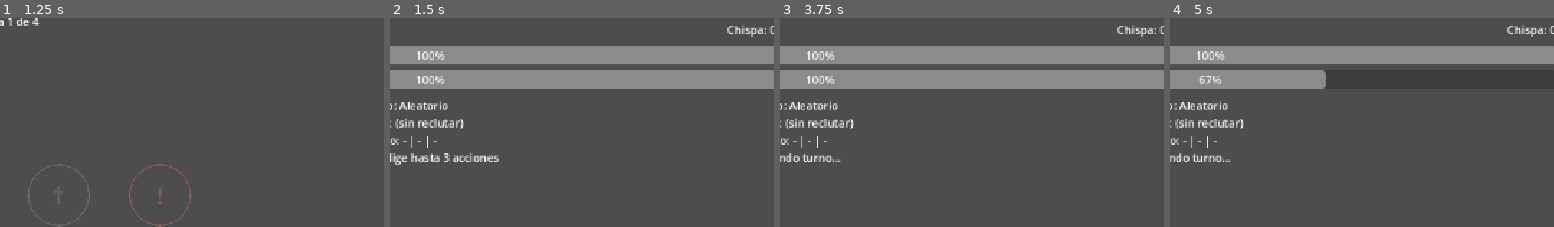
Above: before the commit, frames 1-4 (left to right).
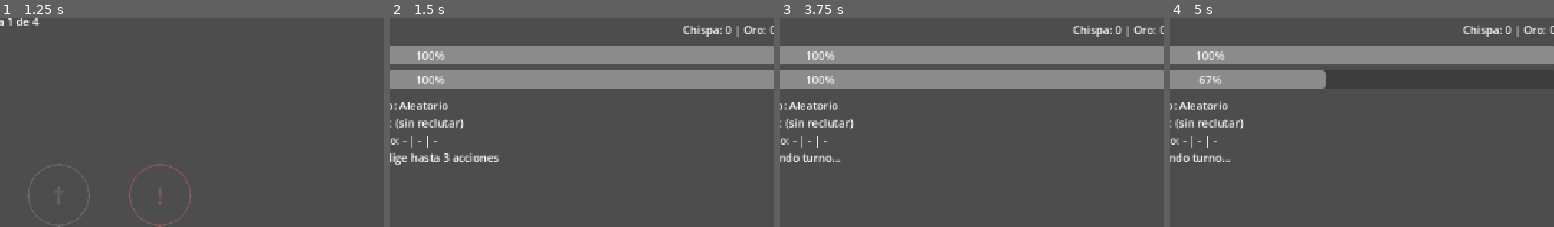
Above: after the commit, the same moments.

Repository: jolomoreno/rock-paper-scissor
Game: Godot game, scene res://scenes/main/hub.tscn
Two runs of this game, one before a commit and one after it. Both use one fixed random seed, a clock stepped at 60 frames per second and the inputs below.
Inputs:
- Up to frame 1 (1.25 s): click "Empezar Run" at 0.5 s
- Up to frame 2 (1.5 s): click "†" at 1.25 s
- Up to frame 3 (3.75 s): click "0 Piedra" at 2 s; click "= Papel" at 2.75 s; click "X Tijera" at 3.5 s
- Up to frame 4 (5 s): tap Enter at 4.25 s
The pictures show only the part of the screen within x 49-99%, y 3-53%; the shares and areas given below are measured in that part.

Frame 1 is identical in both runs. In frame 2, 0.5% of the frame differs, in the area x 76-98%, y 3-10%; in frame 3, 0.5%; in frame 4, 0.5%.

Commit message:
Add recruit veterancy and a minimal Oro economy (Fase 7, point 7)
Oro is a new temporary counter on RunState (resets each run, unlike
permanent Chispa), earned from combat wins. It funds two things in the
Tienda: recruit veterancy (Posterior -> Prior -> Primus Pilus, one number
that scales whichever stat matters for the current recruit) and equipment,
which now actually costs Oro instead of being free. Buying is gated to
strictly higher tiers only — no repurchasing what you already have, no
downgrading from legendary to common — an invalid pick reverts the dropdown
without charging.

Fixed a real bug found while testing: the combined Chispa/Oro label read
stale Oro because the reward was added after Chispa.add_chispa() fired the
label refresh instead of before.

Diff:
--- a/autoloads/run_state.gd
+++ b/autoloads/run_state.gd
@@ -16,6 +16,9 @@
 const JEFE_ENEMY_HP := 5
 const ELITE_ENEMY_HP := 4
 const REST_HEALTH_THRESHOLD := 0.85
+const VETERANCY_NAMES := ["Posterior", "Prior", "Primus Pilus"]
+const VETERANCY_COSTS := [5, 10]
+const MAX_VETERANCY := 2
 const EQUIPMENT_CATALOG: Dictionary = {
 	"gladio_veterano": preload("res://resources/equipment/gladio_veterano.tres"),
 	"falcata_de_sagunto": preload("res://resources/equipment/falcata_de_sagunto.tres"),
@@ -39,6 +42,8 @@
 var equipped_armor_id: String = ""
 var equipped_accessory_id: String = ""
 var recruit_id: String = ""
+var recruit_veterancy: int = 0
+var oro: int = 0
 var weak_class_target: CombatResolver.Choice = CombatResolver.Choice.ROCK
 
 var _rng := RandomNumberGenerator.new()
@@ -53,6 +58,8 @@
 	current_layer = 0
 	chosen_node_type = ""
 	recruit_id = ""
+	recruit_veterancy = 0
+	oro = 0
 	equipped_weapon_id = ""
 	equipped_armor_id = ""
 	equipped_accessory_id = ""
@@ -87,6 +94,27 @@
 		_apply_max_hp_delta(armor_max_hp_bonus() - old_bonus)
 
 
+func equipment_tier_rank(slot_id: String) -> int:
+	var item: EquipmentItem = equipped_item(slot_id)
+	return item.tier if item != null else -1
+
+
+func buy_equipment(slot_id: String, item_id: String) -> String:
+	if item_id == "":
+		set_equipment(slot_id, "")
+		return "ok"
+	var item: EquipmentItem = EQUIPMENT_CATALOG.get(item_id, null)
+	if item == null:
+		return "ok"
+	if item.tier <= equipment_tier_rank(slot_id):
+		return "tier"
+	if oro < item.cost:
+		return "oro"
+	oro -= item.cost
+	set_equipment(slot_id, item_id)
+	return "ok"
+
+
 func armor_max_hp_bonus() -> int:
 	var item: EquipmentItem = equipped_item("armor")
 	return item.max_hp_bonus if item != null else 0
@@ -99,12 +127,50 @@
 func set_recruit(new_recruit_id: String) -> void:
 	var old_bonus := recruit_max_hp_bonus()
 	recruit_id = new_recruit_id
+	recruit_veterancy = 0
 	_apply_max_hp_delta(recruit_max_hp_bonus() - old_bonus)
 
 
 func recruit_max_hp_bonus() -> int:
 	var r: Recruit = recruit()
-	return r.max_hp_bonus if r != null else 0
+	if r == null or r.max_hp_bonus <= 0:
+		return 0
+	return r.max_hp_bonus + recruit_veterancy
+
+
+func recruit_effective_attack_bonus() -> int:
+	var r: Recruit = recruit()
+	if r == null or r.attack_bonus <= 0:
+		return 0
+	return r.attack_bonus + recruit_veterancy
+
+
+func recruit_effective_heal_amount() -> int:
+	var r: Recruit = recruit()
+	if r == null or r.heal_amount <= 0:
+		return 0
+	return r.heal_amount + recruit_veterancy
+
+
+func veterancy_name() -> String:
+	return VETERANCY_NAMES[recruit_veterancy]
+
+
+func veterancy_upgrade_cost() -> int:
+	if recruit_veterancy >= MAX_VETERANCY:
+		return -1
+	return VETERANCY_COSTS[recruit_veterancy]
+
+
+func upgrade_veterancy() -> bool:
+	var cost := veterancy_upgrade_cost()
+	if cost < 0 or oro < cost or recruit() == null:
+		return false
+	oro -= cost
+	var old_bonus := recruit_max_hp_bonus()
+	recruit_veterancy += 1
+	_apply_max_hp_delta(recruit_max_hp_bonus() - old_bonus)
+	return true
 
 
 func _apply_max_hp_delta(delta: int) -> void:
--- a/resources/equipment/coraza_del_general.tres
+++ b/resources/equipment/coraza_del_general.tres
@@ -7,4 +7,5 @@
 display_name = "Coraza del general"
 slot = 1
 tier = 1
+cost = 10
 max_hp_bonus = 3
--- a/resources/equipment/falcata_de_sagunto.tres
+++ b/resources/equipment/falcata_de_sagunto.tres
@@ -7,4 +7,5 @@
 display_name = "Falcata de Sagunto"
 slot = 0
 tier = 1
+cost = 10
 double_damage_on_win = true
--- a/resources/equipment/gladio_veterano.tres
+++ b/resources/equipment/gladio_veterano.tres
@@ -7,4 +7,5 @@
 display_name = "Gladio veterano"
 slot = 0
 tier = 0
+cost = 4
 attack_bonus = 1
--- a/resources/equipment/lorica_de_recluta.tres
+++ b/resources/equipment/lorica_de_recluta.tres
@@ -7,4 +7,5 @@
 display_name = "Lorica de recluta"
 slot = 1
 tier = 0
+cost = 4
 defense_bonus = 1
--- a/resources/equipment/reserva_de_hierro.tres
+++ b/resources/equipment/reserva_de_hierro.tres
@@ -7,4 +7,5 @@
 display_name = "Reserva de hierro"
 slot = 2
 tier = 1
+cost = 10
 heal_on_low_hp = 2
--- a/resources/equipment/talisman_del_mercader.tres
+++ b/resources/equipment/talisman_del_mercader.tres
@@ -7,4 +7,5 @@
 display_name = "Talismán del mercader"
 slot = 2
 tier = 0
+cost = 4
 chispa_win_bonus = 1
--- a/scenes/combat/combat_manager.gd
+++ b/scenes/combat/combat_manager.gd
@@ -15,6 +15,7 @@
 const BASE_DAMAGE := 2
 const BASE_ENEMY_DAMAGE := 1
 const ELITE_WIN_CHISPA_BONUS := 2
+const ORO_WIN_REWARD := 5
 const EquipmentItem := preload("res://scripts/equipment_item.gd")
 const Recruit := preload("res://scripts/recruit.gd")
 const LOW_HP_THRESHOLD := 0.25
@@ -101,7 +102,7 @@
 	_enemy_ai = EnemyAI.new(_pick_enemy_pattern())
 	enemy_intent_label.text = "Enemigo: %s" % _enemy_ai.pattern.display_name
 
-	chispa_label.text = "Chispa: %d" % Chispa.chispa
+	_update_chispa_oro_label()
 	Chispa.chispa_changed.connect(_on_chispa_changed)
 
 	player_health_bar.max_value = player_max_hp
@@ -120,7 +121,7 @@
 
 	_recruit = RunState.recruit()
 	if _recruit != null:
-		recruit_label.text = "Escuadrón: %s — %s" % [_recruit.display_name, _describe_recruit_passive()]
+		recruit_label.text = "Escuadrón: %s (%s) — %s" % [_recruit.display_name, RunState.veterancy_name(), _describe_recruit_passive()]
 		recruit_action_button.text = _recruit.action_label
 		recruit_action_button.visible = true
 	else:
@@ -155,7 +156,7 @@
 		if _recruit_heal_used_this_turn:
 			return
 		_recruit_heal_used_this_turn = true
-		_queue_action({"type": "heal", "amount": _recruit.heal_amount})
+		_queue_action({"type": "heal", "amount": RunState.recruit_effective_heal_amount()})
 		_update_recruit_action_button()
 	else:
 		_queue_action({"type": "attack", "choice": _recruit.action_choice, "source": "recruit"})
@@ -218,9 +219,9 @@
 func _describe_recruit_passive() -> String:
 	var parts: Array[String] = []
 	if _recruit.attack_bonus > 0:
-		parts.append("pasiva +%d Ataque" % _recruit.attack_bonus)
+		parts.append("pasiva +%d Ataque" % RunState.recruit_effective_attack_bonus())
 	if _recruit.max_hp_bonus > 0:
-		parts.append("pasiva +%d Vida máxima" % _recruit.max_hp_bonus)
+		parts.append("pasiva +%d Vida máxima" % RunState.recruit_max_hp_bonus())
 	return ", ".join(parts)
 
 
@@ -264,7 +265,7 @@
 
 
 func _damage_dealt_on_win(enemy_choice: CombatResolver.Choice) -> int:
-	var dmg := BASE_ENEMY_DAMAGE + (_recruit.attack_bonus if _recruit != null else 0)
+	var dmg := BASE_ENEMY_DAMAGE + RunState.recruit_effective_attack_bonus()
 	if enemy_choice == _weak_class_target:
 		dmg += WEAK_CLASS_DAMAGE_BONUS
 	var weapon: EquipmentItem = RunState.equipped_item("weapon")
@@ -298,8 +299,12 @@
 	_set_phase(TurnPhase.PLAYER)
 
 
-func _on_chispa_changed(new_amount: int) -> void:
-	chispa_label.text = "Chispa: %d" % new_amount
+func _on_chispa_changed(_new_amount: int) -> void:
+	_update_chispa_oro_label()
+
+
+func _update_chispa_oro_label() -> void:
+	chispa_label.text = "Chispa: %d | Oro: %d" % [Chispa.chispa, RunState.oro]
 
 
 func _resolve_turn() -> void:
@@ -379,8 +384,12 @@
 	var accessory_chispa_bonus := accessory.chispa_win_bonus if accessory != null else 0
 	var elite_bonus := ELITE_WIN_CHISPA_BONUS if RunState.chosen_node_type == "elite" else 0
 	var reward := COMBAT_WIN_CHISPA_REWARD + Chispa.combat_win_chispa_bonus() + accessory_chispa_bonus + elite_bonus
+	if RunState.in_run:
+		RunState.oro += ORO_WIN_REWARD
 	Chispa.add_chispa(reward)
 	result_label.text += "\n¡Ganaste el combate! (+%d Chispa)" % reward
+	if RunState.in_run:
+		result_label.text += " (+%d Oro)" % ORO_WIN_REWARD
 	combat_ended.emit(player_won)
 
 	if RunState.in_run:
--- a/scenes/map/tienda.gd
+++ b/scenes/map/tienda.gd
@@ -1,26 +1,38 @@
 extends Control
 
 const EquipmentItem := preload("res://scripts/equipment_item.gd")
+const Recruit := preload("res://scripts/recruit.gd")
 const EQUIPMENT_SLOTS := [
 	{"slot_id": "weapon", "common_id": "gladio_veterano", "legendary_id": "falcata_de_sagunto"},
 	{"slot_id": "armor", "common_id": "lorica_de_recluta", "legendary_id": "coraza_del_general"},
 	{"slot_id": "accessory", "common_id": "talisman_del_mercader", "legendary_id": "reserva_de_hierro"},
 ]
 
+@onready var oro_label: Label = %OroLabel
 @onready var weapon_option_button: OptionButton = %WeaponOptionButton
 @onready var armor_option_button: OptionButton = %ArmorOptionButton
 @onready var accessory_option_button: OptionButton = %AccessoryOptionButton
+@onready var message_label: Label = %MessageLabel
+@onready var veterancy_label: Label = %VeterancyLabel
+@onready var veterancy_button: Button = %VeterancyButton
 @onready var continue_button: Button = %ContinueButton
 
 
 func _ready() -> void:
 	continue_button.pressed.connect(_on_continue_pressed)
+	veterancy_button.pressed.connect(_on_veterancy_button_pressed)
 	_setup_equipment_option_buttons()
+	_update_oro_label()
+	_update_veterancy_section()
 
 
 func _on_continue_pressed() -> void:
 	RunState.advance()
 	get_tree().change_scene_to_file("res://scenes/map/map.tscn")
+
+
+func _update_oro_label() -> void:
+	oro_label.text = "Oro: %d" % RunState.oro
 
 
 func _setup_equipment_option_buttons() -> void:
@@ -33,24 +45,60 @@
 
 		option_button.clear()
 		option_button.add_item("Ninguno")
-		option_button.add_item("%s (común)" % common_item.display_name)
-		option_button.add_item("%s (legendario)" % legendary_item.display_name)
+		option_button.add_item("%s (común, %d Oro)" % [common_item.display_name, common_item.cost])
+		option_button.add_item("%s (legendario, %d Oro)" % [legendary_item.display_name, legendary_item.cost])
 
-		var current_item: EquipmentItem = RunState.equipped_item(slot_data["slot_id"])
-		if current_item == common_item:
-			option_button.select(1)
-		elif current_item == legendary_item:
-			option_button.select(2)
-		else:
-			option_button.select(0)
-
-		option_button.item_selected.connect(_on_equipment_selected.bind(slot_data))
+		option_button.select(_current_index(slot_data))
+		option_button.item_selected.connect(_on_equipment_selected.bind(slot_data, option_button))
 
 
-func _on_equipment_selected(index: int, slot_data: Dictionary) -> void:
+func _current_index(slot_data: Dictionary) -> int:
+	var rank := RunState.equipment_tier_rank(slot_data["slot_id"])
+	if rank == EquipmentItem.Tier.COMMON:
+		return 1
+	if rank == EquipmentItem.Tier.LEGENDARY:
+		return 2
+	return 0
+
+
+func _on_equipment_selected(index: int, slot_data: Dictionary, option_button: OptionButton) -> void:
 	var chosen_id := ""
 	if index == 1:
 		chosen_id = slot_data["common_id"]
 	elif index == 2:
 		chosen_id = slot_data["legendary_id"]
-	RunState.set_equipment(slot_data["slot_id"], chosen_id)
+
+	var status := RunState.buy_equipment(slot_data["slot_id"], chosen_id)
+	if status == "tier":
+		message_label.text = "Ya tienes algo de igual o mejor categoría en ese hueco."
+		option_button.select(_current_index(slot_data))
+	elif status == "oro":
+		message_label.text = "No tienes suficiente Oro para eso."
+		option_button.select(_current_index(slot_data))
+	else:
+		message_label.text = ""
+		_update_oro_label()
+
+
+func _update_veterancy_section() -> void:
+	var recruit: Recruit = RunState.recruit()
+	if recruit == null:
+		veterancy_label.text = "Veterancía: sin recluta, nada que mejorar."
+		veterancy_button.visible = false
+		return
+
+	veterancy_label.text = "Veterancía de %s: %s" % [recruit.display_name, RunState.veterancy_name()]
+	var cost := RunState.veterancy_upgrade_cost()
+	if cost < 0:
+		veterancy_button.text = "Veterancía al máximo"
+		veterancy_button.disabled = true
+	else:
+		veterancy_button.text = "Subir a %s (%d Oro)" % [RunState.VETERANCY_NAMES[RunState.recruit_veterancy + 1], cost]
+		veterancy_button.disabled = RunState.oro < cost
+	veterancy_button.visible = true
+
+
+func _on_veterancy_button_pressed() -> void:
+	RunState.upgrade_veterancy()
+	_update_oro_label()
+	_update_veterancy_section()
--- a/scenes/map/tienda.tscn
+++ b/scenes/map/tienda.tscn
@@ -6,7 +6,7 @@
 
 [node name="Tienda" type="Control" unique_id=1728039222]
 layout_mode = 3
-anchors_preset = 0
+anchors_preset = 15
 anchor_right = 1.0
 anchor_bottom = 1.0
 script = ExtResource("1_skebs")
@@ -32,9 +32,15 @@
 
 [node name="@Label@4" type="Label" parent="@MarginContainer@2/@VBoxContainer@3" unique_id=1648199833]
 layout_mode = 2
-text = "Tienda de campaña: cambia tu equipo sin coste antes de seguir."
+text = "Tienda de campaña: compra equipo y sube la veterancía de tu recluta con Oro."
 horizontal_alignment = 1
 autowrap_mode = 3
+
+[node name="OroLabel" type="Label" parent="@MarginContainer@2/@VBoxContainer@3" unique_id=812648383]
+unique_name_in_owner = true
+layout_mode = 2
+text = "Oro: 0"
+horizontal_alignment = 1
 
 [node name="EquipmentContainer" type="VBoxContainer" parent="@MarginContainer@2/@VBoxContainer@3" unique_id=1046945219]
 unique_name_in_owner = true
@@ -86,6 +92,29 @@
 layout_mode = 2
 size_flags_horizontal = 3
 
+[node name="@Label@32" type="Label" parent="@MarginContainer@2/@VBoxContainer@3" unique_id=764497030]
+layout_mode = 2
+text = "Veterancía"
+horizontal_alignment = 1
+
+[node name="VeterancyLabel" type="Label" parent="@MarginContainer@2/@VBoxContainer@3" unique_id=197711402]
+unique_name_in_owner = true
+layout_mode = 2
+text = "Veterancía: ?"
+horizontal_alignment = 1
+
+[node name="VeterancyButton" type="Button" parent="@MarginContainer@2/@VBoxContainer@3" unique_id=182207259]
+unique_name_in_owner = true
+custom_minimum_size = Vector2(0, 48)
+layout_mode = 2
+text = "Subir veterancía"
+
+[node name="MessageLabel" type="Label" parent="@MarginContainer@2/@VBoxContainer@3" unique_id=317358208]
+unique_name_in_owner = true
+layout_mode = 2
+horizontal_alignment = 1
+autowrap_mode = 3
+
 [node name="@Control@38" type="Control" parent="@MarginContainer@2/@VBoxContainer@3" unique_id=1614165751]
 layout_mode = 2
 size_flags_vertical = 3
--- a/scripts/equipment_item.gd
+++ b/scripts/equipment_item.gd
@@ -7,6 +7,7 @@
 @export var display_name: String
 @export var slot: Slot
 @export var tier: Tier
+@export var cost: int = 0
 @export var attack_bonus: int = 0
 @export var defense_bonus: int = 0
 @export var max_hp_bonus: int = 0
Not shown, changed: README.md
Not shown, changed: ROADMAP.md
